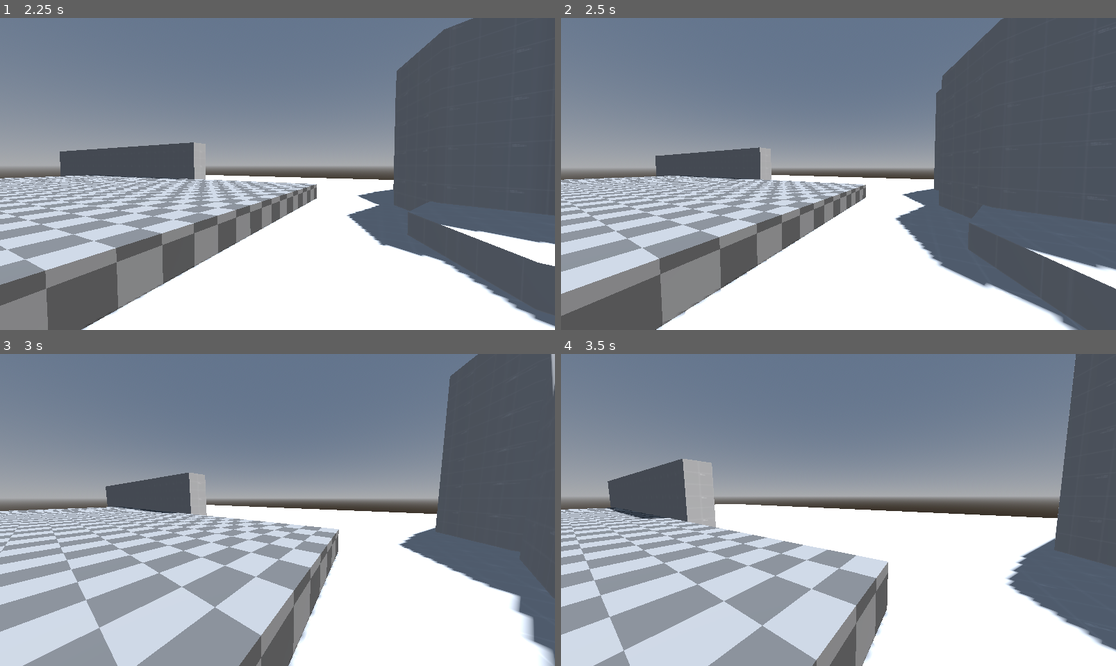
Above: before the commit, frames 1-4 (two rows, left to right).
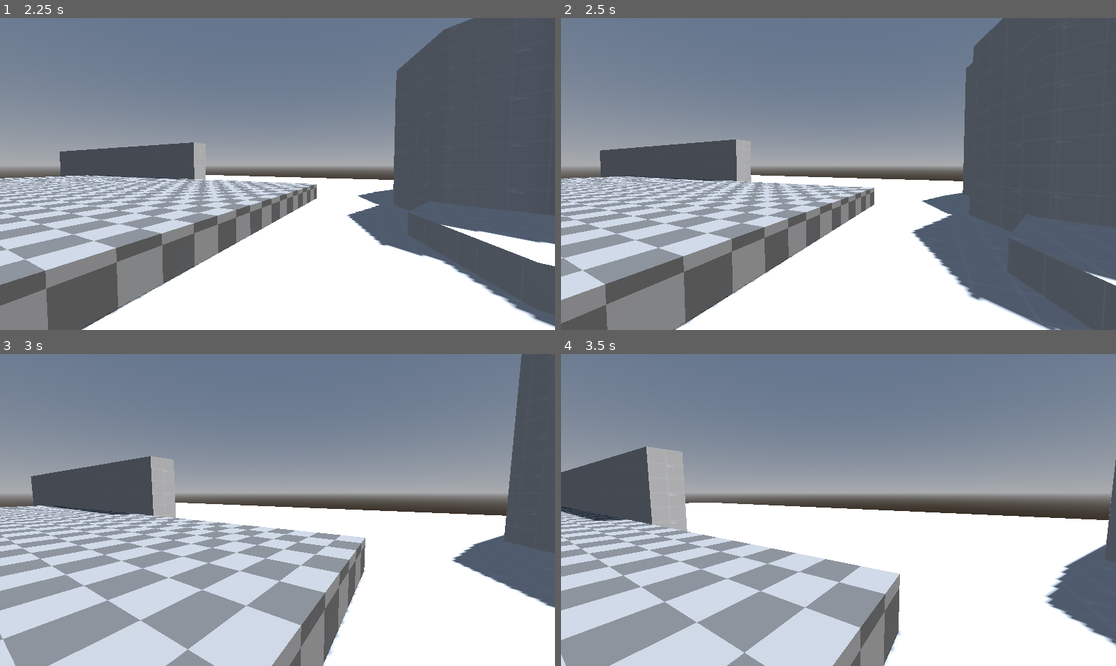
Above: after the commit, the same moments.

Repository: Octoan1/respawn26-colors
Game: Godot game, scene res://Game/main.tscn
The game is run twice, just before and just after one commit, with the same random seed, the same clock (stepped at 60 frames per second) and the same inputs. The engine's default icon, where the game draws it, is replaced by a stand-in: a white triangle on a blue panel in a dark square.
Inputs (mouse positions are in pixels of both pictures, inside the frame that each line leads up to):
- Up to frame 1 (2.25 s): tap Enter at 0.5 s; move the mouse to (399, 158) at 0.52 s; hold D (player_right) 0.53-1.28 s; hold Shift (player_sprint) 0.53-1.28 s; click (399, 158) at 0.67 s; tap Space (player_jump) at 0.77, 1.52 s; move the mouse to (249, 174) at 1.27 s; hold W (player_forwards) from 1.28 s (still down); tap Shift (player_sprint) at 1.35 s; move the mouse to (288, 167) at 2.02 s; hold Shift (player_sprint) from 2.03 s (still down)
- Up to frame 2 (2.5 s): keep holding W (player_forwards); keep holding Shift (player_sprint)
- Up to frame 3 (3 s): keep holding W (player_forwards); move the mouse to (271, 516) at 2.77 s; release Shift (player_sprint) at 2.78 s; tap Shift (player_sprint) at 2.85 s
- Up to frame 4 (3.5 s): keep holding W (player_forwards); tap Space (player_jump) at 3.02 s

Frame 1 is identical in both runs. In frame 2, 20% of the frame differs, in the area x 0-100%, y 0-100%; in frame 3, 33%; in frame 4, 28%.

Commit message:
Added minimum speed before fov change

Diff:
--- a/Entities/Player/player_camera.gd
+++ b/Entities/Player/player_camera.gd
@@ -5,6 +5,8 @@
 @export var fov_multiplier: float = 3.0
 ## Controls how quickly the FOV changes.
 @export var fov_smoothing: float = 5.0
+## Controls the speed before fov starts increasing
+@export var fov_start_speed: float = 8.0
 
 @onready var player: Player = $"../.."
 var base_fov: float
@@ -24,6 +26,12 @@
 	# Ignore movement that is backwards
 	forward_speed = max(forward_speed, 0.0)
 
+	# Set a minimum forward speed
+	if forward_speed < fov_start_speed:
+		forward_speed = 0.0
+	else:
+		forward_speed -= fov_start_speed
+
 	# Increase the FOV based on the player's forward speed
 	var target_fov: float = base_fov + forward_speed * fov_multiplier
 
